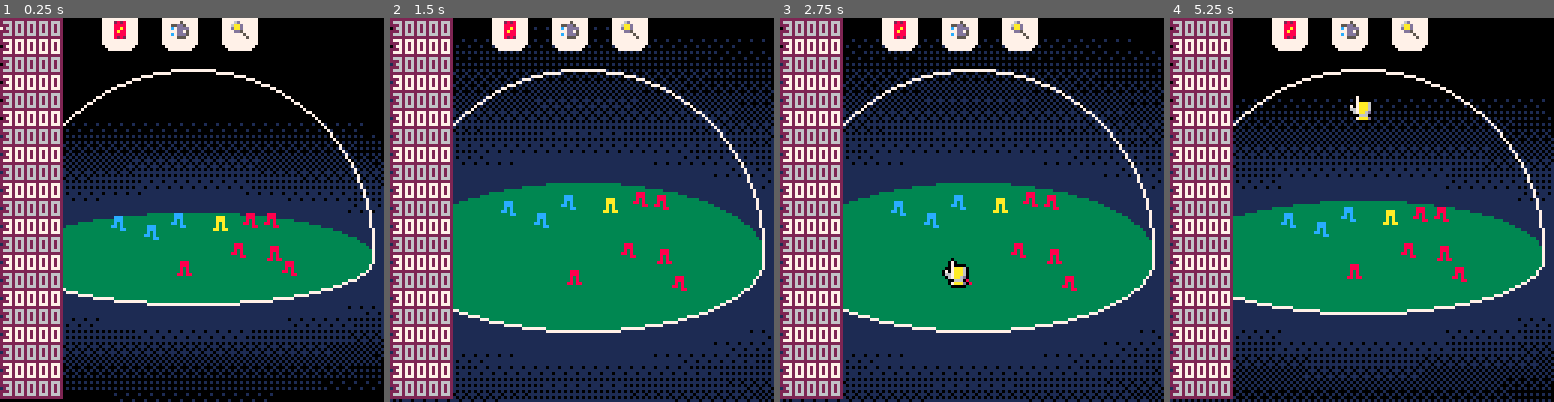
Above: before the commit, frames 1-4 (left to right).
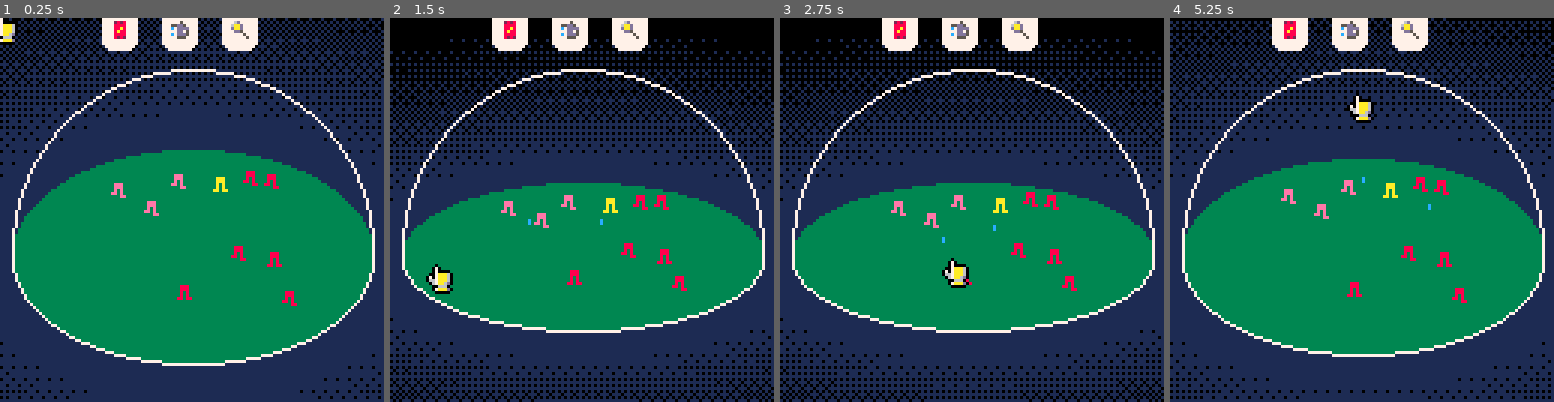
Above: after the commit, the same moments.

Repository: samuelhpratt/ggj2025
Game: PICO-8 cartridge game.p8
The game is run twice, just before and just after one commit, with the same random seed, the same clock (stepped at 60 frames per second) and the same inputs.
Inputs (mouse positions are in pixels of both pictures, inside the frame that each line leads up to):
- Up to frame 1 (0.25 s): no input
- Up to frame 2 (1.5 s): click (670, 121) at 0.67 s; click (436, 267) at 1.22 s
- Up to frame 3 (2.75 s): click (887, 114) at 1.77 s; click (952, 259) at 2.32 s
- Up to frame 4 (5.25 s): click (1404, 106) at 2.87 s; click (1465, 256) at 3.42 s; click (1231, 102) at 3.97 s; click (1292, 248) at 4.52 s; click (1354, 94) at 5.07 s

The runs differ from the first frame. In frame 1, 67% of the frame differs, in the area x 0-100%, y 0-100%; in frame 2, 17%; in frame 3, 16%; in frame 4, 53%.

Commit message:
Add water droplets and puddles

Diff:
--- a/dome.lua
+++ b/dome.lua
@@ -2,7 +2,20 @@
 domeY = 80
 domeAngle = 0.5 -- multiply y values by this when drawing :)
 
-shades={
+ground = {}
+groundTileW = 2
+groundTileH = 5
+groundW = flr(domeRadius / groundTileW)
+groundH = flr(domeRadius / groundTileH)
+
+for i = -groundW, groundW do
+    ground[i] = {}
+    for j = -groundH, groundH do
+        ground[i][j] = rnd({3,4,12,5})
+    end
+end
+
+shades = {
     0b0000000000000000,
     0b1000000000000000,
     0b1000000000100000,
@@ -19,10 +32,10 @@
     0b1111110111110101,
     0b1111110111110111,
     0b1111111111110111
-   }
+}
 
 function drawDome()
-    domeAngle = (mouseY / 128) * 0.25 + 0.25
+    domeAngle = 0.6 -(mouseY / 128) * 0.3
 
     cls(0)
     -- draw background dither
@@ -35,8 +48,13 @@
         ovalfill(64 - y, y1, 64 + y, y2, bgColor)
     end
     fillp()
+
+    -- draw ground
     ovalfill(64 - domeRadius, domeY - domeRadius * domeAngle, 64 + domeRadius, domeY + domeRadius * domeAngle, 3)
 
+    drawPuddles()
+
+    -- draw glass
     clip(0, 0, 128, domeY)
     circ(64, domeY - 3, domeRadius, 7)
     clip(0, domeY - 1, 128, 128)
--- a/game.p8
+++ b/game.p8
@@ -7,8 +7,8 @@
 #include dome.lua
 #include objects.lua
 #include people.lua
+#include water.lua
 #include ui.lua
-poke(0x5F2D, 1) -- enable mouse
 
 __gfx__
 00000000000000000000000000000000000000000000000000000000000000000000000000000000000000000000000000000000000000000000000000000000
--- a/main.lua
+++ b/main.lua
@@ -1,3 +1,6 @@
+poke(0x5F2D, 1) -- enable mouse
+mode = "water"
+
 function _init()
 end
 
@@ -11,21 +14,32 @@
     else
         mouseSprite = 70
     end
-    pal({0,0,0,0,0,0,0,0,0,0,0,0,0,0})
-    spr(mouseSprite, mouseX-3, mouseY)
-    spr(mouseSprite, mouseX-2, mouseY-1)
-    spr(mouseSprite, mouseX-2, mouseY+1)
-    spr(mouseSprite, mouseX-1, mouseY)
+    pal({ 0, 0, 0, 0, 0, 0, 0, 0, 0, 0, 0, 0, 0, 0 })
+    spr(mouseSprite, mouseX - 3, mouseY)
+    spr(mouseSprite, mouseX - 2, mouseY - 1)
+    spr(mouseSprite, mouseX - 2, mouseY + 1)
+    spr(mouseSprite, mouseX - 1, mouseY)
     pal()
-    spr(mouseSprite, mouseX-2, mouseY)
+    spr(mouseSprite, mouseX - 2, mouseY)
     draw_logs()
 end
 
 function _update()
     mouseX, mouseY = stat(32), stat(33)
-    mouseDown = not mouseHeld and stat(34) > 0 -- true on the first frame the mouse is pressed
-    mouseUp = mouseHeld and stat(34) == 0 -- true on the first frame the mouse is pressed
-    mouseHeld = stat(34) > 0 -- true if the mouse button is held
+    mouseDown = not mouseHeld and stat(34) > 0
+    -- true on the first frame the mouse is pressed
+    mouseUp = mouseHeld and stat(34) == 0
+    -- true on the first frame the mouse is pressed
+    mouseHeld = stat(34) > 0
+    -- true if the mouse button is held
+
+    if mode == "water" then
+        if mouseHeld then
+            local x, y = rnd(50) - 25, rnd(50) - 25
+            spawnDroplet(x, y, domeRadius - sqrt(x * x + y * y) / 2)
+        end
+    end
+
     --updatePeople()
     updateObjects()
     updateUI()
--- a/people.lua
+++ b/people.lua
@@ -4,7 +4,7 @@
 function spawnPerson(x, y, z)
     local person = spawnObject(x, y, z)
     person.sprite = flr(rnd(2)) + 2
-    person.color = flr(rnd({8,10,12}))
+    person.color = flr(rnd({8,10,14}))
     -- add any other person-specific parameters here!
 
     function person.draw(self)
@@ -29,8 +29,6 @@
 end
 
 --helpers
-
-
 
 function distanceToObject(objectA, objectB)
     local dx = objectA.x - objectB.x
@@ -62,7 +60,7 @@
         end
     end
 
-    log(shortestDistance)
+    -- log(shortestDistance)
 
     if foodExists then
         local finalForce = {(person.x - closestFood.x) * foodForcePower, (person.y - closestFood.y) * foodForcePower}
--- /dev/null
+++ b/water.lua
@@ -0,0 +1,96 @@
+puddles = {}
+
+function spawnDroplet(x, y, z)
+    local droplet = spawnObject(x, y, z)
+
+    function droplet.draw(self)
+        local x, y = self:getScreenPosition()
+        if self.animation then
+            -- draw animation frames
+        else
+            pset(x, y, 12)
+            pset(x, y - 1, 12)
+        end
+    end
+
+    function droplet.update(self)
+        if self.animation then
+            self.animation += 1
+
+            if self.animation == 3 then
+                -- check if we are near any puddles
+                local puddle = nil
+                for p in all(puddles) do
+                    if (self.x - p.x) * (self.x - p.x)
+                            + (self.y - p.y) * (self.y - p.y)
+                            <= (p.r + 3) * (p.r + 3) then
+                        puddle = p
+                        break
+                    end
+                end
+                if puddle then
+                    puddle.r += 1 / max(puddle.r / 3, 0.5)
+
+                    -- check if puddle needs to move etc
+                    for otherPuddle in all(puddles) do
+                        if otherPuddle ~= puddle then
+                            local dist = sqrt((puddle.x - otherPuddle.x) * (puddle.x - otherPuddle.x)
+                                    + (puddle.y - otherPuddle.y) * (puddle.y - otherPuddle.y))
+
+                            if puddle.r >= dist + otherPuddle.r then
+                                del(puddles, otherPuddle)
+                            end
+                        end
+                    end
+
+                    if domeRadius < puddle.r then
+                        puddle.r = domeRadius
+                        -- todo: increase depth and fill dome?
+                    else
+                        -- check if puddle fits in the dome
+                        local dist = sqrt(puddle.x * puddle.x + puddle.y * puddle.y)
+
+                        if domeRadius < dist + puddle.r then
+                            local newDist = domeRadius - puddle.r
+                            puddle.x *= newDist / dist
+                            puddle.y *= newDist / dist
+                        end
+                    end
+                else
+                    -- create new puddle if one doesn't exist
+                    spawnPuddle(self.x, self.y)
+                end
+                -- delete self
+                del(objects, self)
+            end
+        else
+            self:updatePhysics()
+            if self.z == 0 then
+                -- landed on ground
+                self.animation = 0
+            end
+        end
+    end
+end
+
+function spawnPuddle(x, y)
+    local puddle = spawnObject(x, y, 0)
+    puddle.r = 0
+    -- remove from objects since we want to draw them seperately
+    del(objects, puddle)
+
+    add(puddles, puddle)
+end
+
+function drawPuddles()
+    for puddle in all(puddles) do
+        local x, y = puddle:getScreenPosition()
+        x = ceil(x)
+        y = ceil(y)
+        local width = puddle.r - 2
+
+        if width >= 1 then
+            ovalfill(x - width, y - width * domeAngle, x + width + 1, y + width * domeAngle, 12)
+        end
+    end
+end
